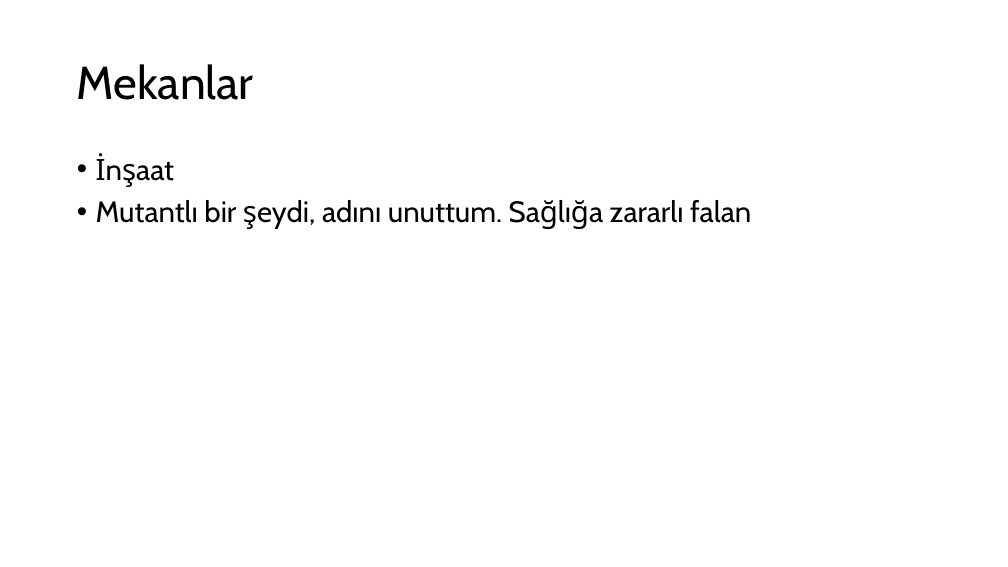
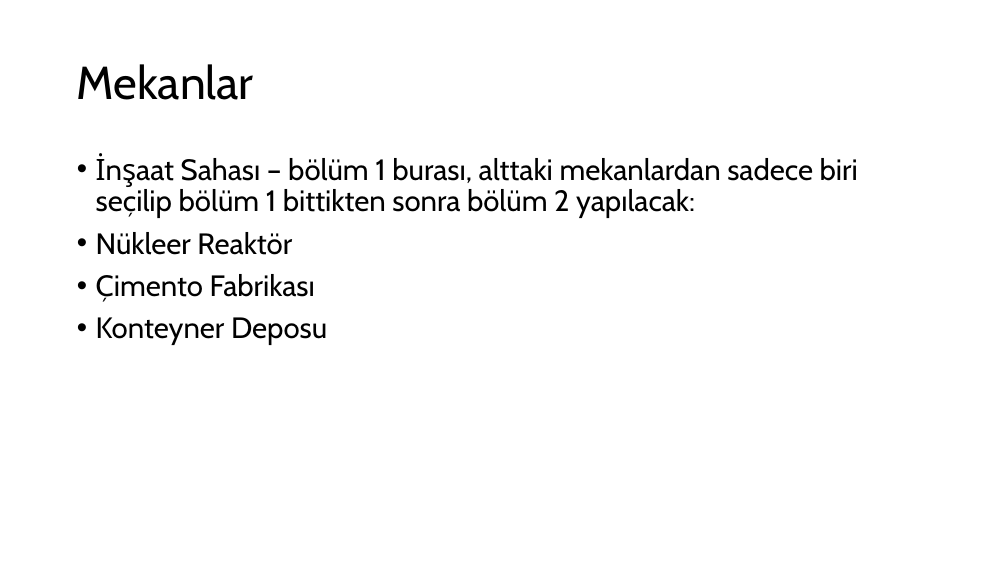
Before and after one commit to mushuacan/DGD306-BrutalistStudios-ZombiSlayers, a slide deck: slide 2 of Dökümanlar/Zombi Slayers 14.03.2025.pptx. Drawn at 1008x567 pixels with LibreOffice and Linux fonts; fonts in the diff are those of the drawing. Boxes give left, top, right and bottom in pixels: in the first picture for what was removed or moved away, otherwise in the second. Text is boxed around its words. In the diff, an @@ line names an element or a change of style, - is before the commit and + after.

```diff
--- a/Dökümanlar/Zombi Slayers 14.03.2025.pptx
+++ b/Dökümanlar/Zombi Slayers 14.03.2025.pptx
@@ text at (96, 153, 858, 345): text changed @@
-• İnşaat
-• Mutantlı bir şeydi, adını unuttum. Sağlığa zararlı falan
+• İnşaat Sahası – bölüm 1 burası, alttaki mekanlardan sadece biri seçilip bölüm 1 bittikten sonra bölüm 2 yapılacak:
+• Nükleer Reaktör
+• Çimento Fabrikası
+• Konteyner Deposu
```
Also in this commit, not shown: 5 other slides changed, 1 slide removed.
